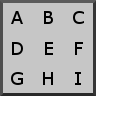
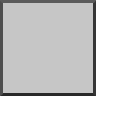
Layered file, before and after one edit (w=128, h=128). Changes by layer:
removed layer "I" over box(75, 72, 81, 85)
removed layer "H" over box(43, 72, 53, 85)
removed layer "G" over box(11, 72, 23, 85)
removed layer "F" over box(75, 42, 83, 55)
removed layer "E" over box(45, 42, 53, 55)
removed layer "D" over box(12, 42, 23, 55)
removed layer "C" over box(73, 11, 84, 24)
removed layer "B" over box(44, 11, 53, 24)
removed layer "A" over box(11, 11, 23, 24)
